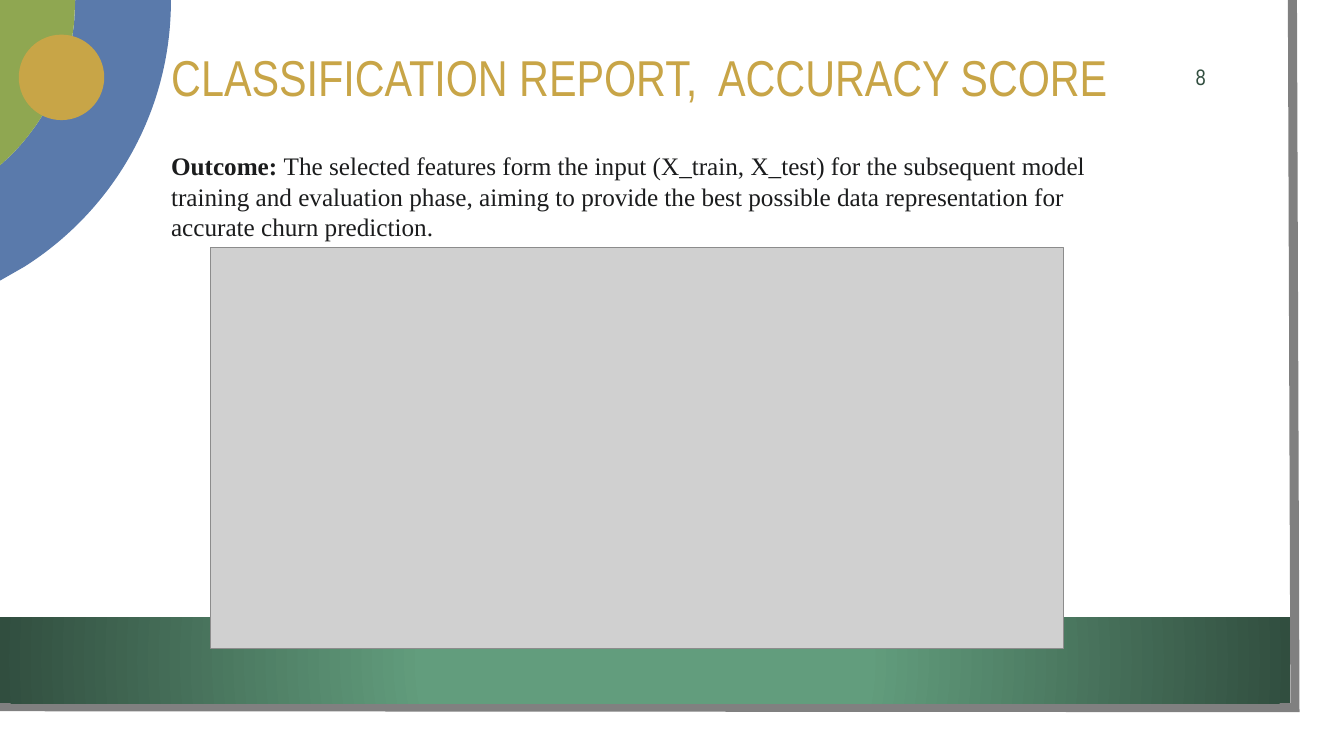
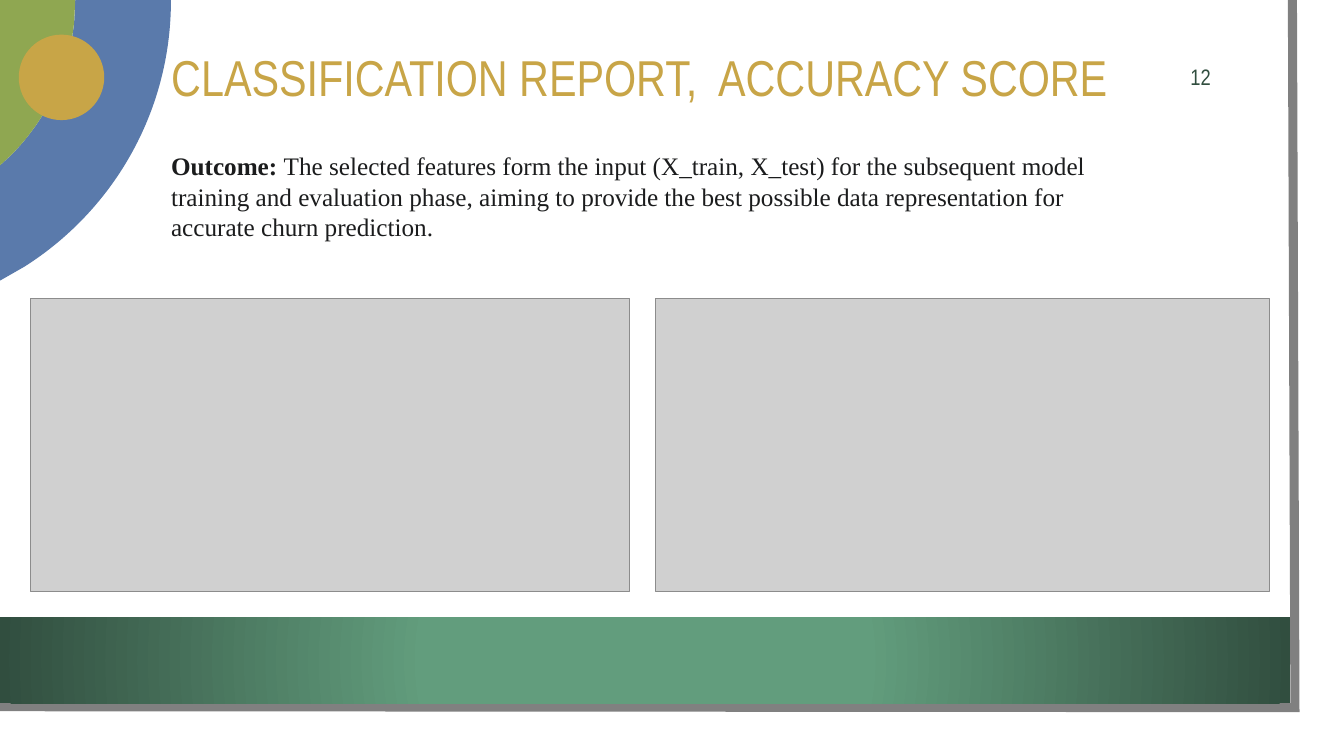
Before and after one commit to Paromita23/InLighn_Tech_Internship, a slide deck: slide 12 of Customer Churn Prediction/Solution/Customer Churn Prediction Analysis.pptx (slide 8 before the commit). Drawn at 1344x756 pixels with LibreOffice and Linux fonts; fonts in the diff are those of the drawing; grey boxes stand for pictures; background and template pictures are left out. Boxes give left, top, right and bottom in pixels: in the first picture for what was removed or moved away, otherwise in the second. Text is boxed around its words. In the diff, an @@ line names an element or a change of style, - is before the commit and + after.

```diff
--- a/Customer Churn Prediction/Solution/Customer Churn Prediction Analysis.pptx
+++ b/Customer Churn Prediction/Solution/Customer Churn Prediction Analysis.pptx
@@ page number at (x1=1190, y1=69, x2=1210, y2=85): text changed @@
-8
+12
@@ picture added at (x1=30, y1=298, x2=629, y2=592) @@
@@ picture resized from (x1=210, y1=248, x2=1064, y2=648) to (x1=656, y1=298, x2=1270, y2=592) @@
```
Also in this commit, not shown: 7 other slides changed, 2 slides added.
